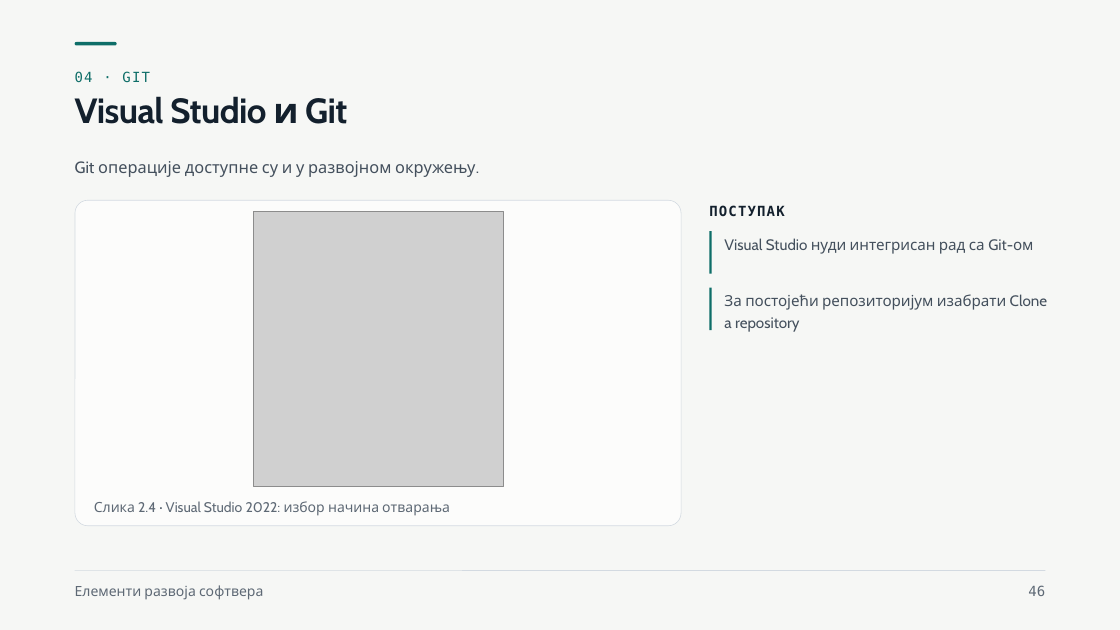
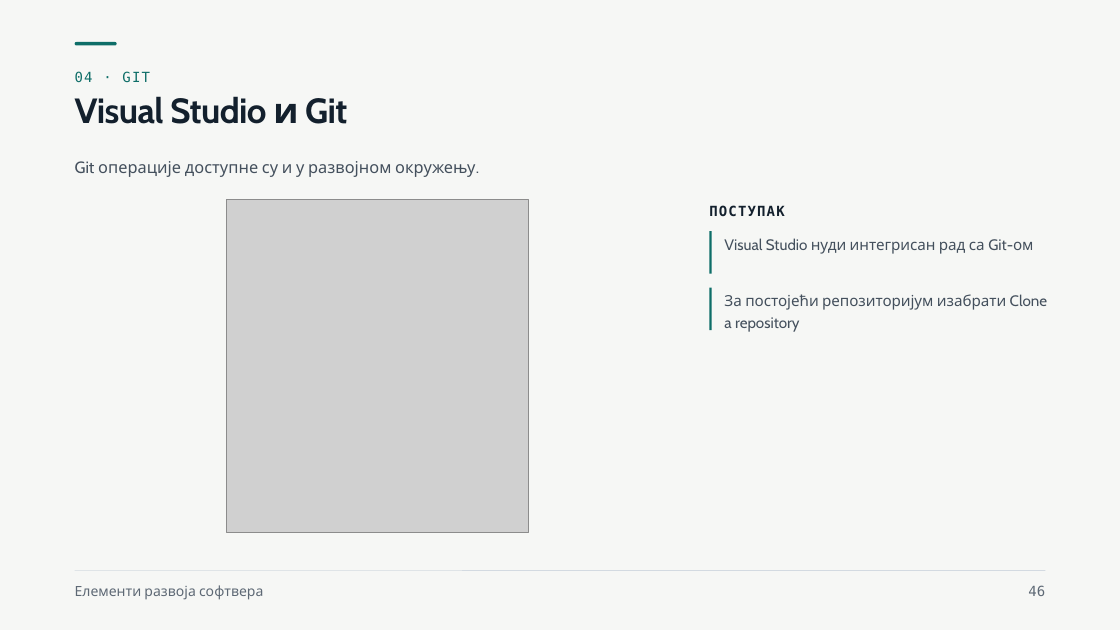
Before and after one commit to owlCoder/ftn-nastavni-materijali, a slide deck: slide 46 of Elementi razvoja softvera (ERS)/Nastavni materijali/01 Zahtevi, backlog i Git/Zahtevi, backlog i Git.pptx. Drawn at 1120x630 pixels with LibreOffice and Linux fonts; fonts in the diff are those of the drawing; grey boxes stand for pictures. Boxes give left, top, right and bottom in pixels: in the first picture for what was removed or moved away, otherwise in the second. Text is boxed around its words. In the diff, an @@ line names an element or a change of style, - is before the commit and + after.

```diff
--- a/Elementi razvoja softvera (ERS)/Nastavni materijali/01 Zahtevi, backlog i Git/Zahtevi, backlog i Git.pptx
+++ b/Elementi razvoja softvera (ERS)/Nastavni materijali/01 Zahtevi, backlog i Git/Zahtevi, backlog i Git.pptx
@@ rounded rectangle removed at (x1=75, y1=200, x2=681, y2=526) @@
@@ picture resized from (x1=254, y1=212, x2=504, y2=487) to (x1=227, y1=200, x2=529, y2=533) @@
@@ text removed at (x1=94, y1=501, x2=450, y2=516) @@
-Слика 2.4 · Visual Studio 2022: избор начина отварања
```
Also in this commit, not shown: 9 other slides changed, 1 other file.
